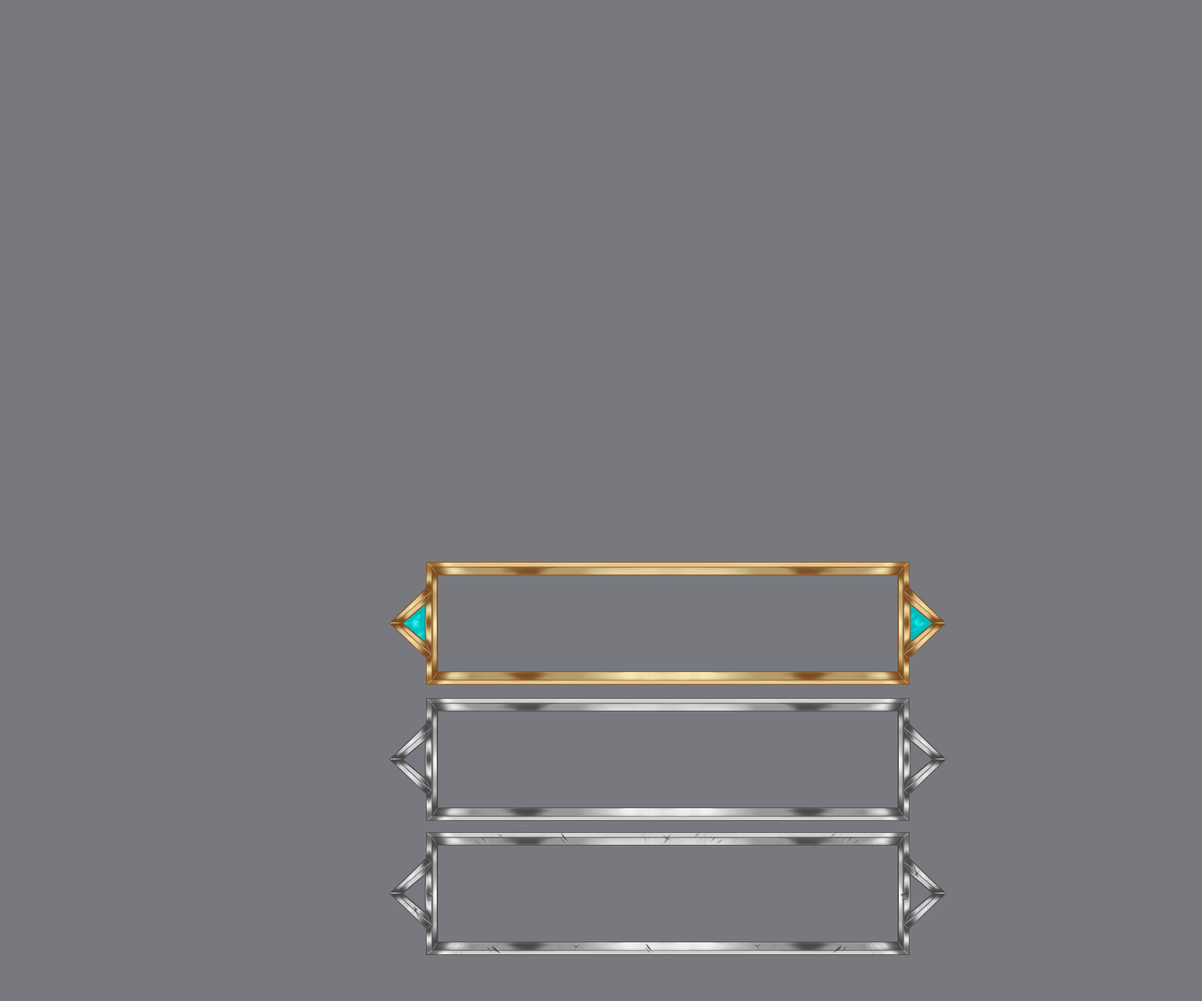
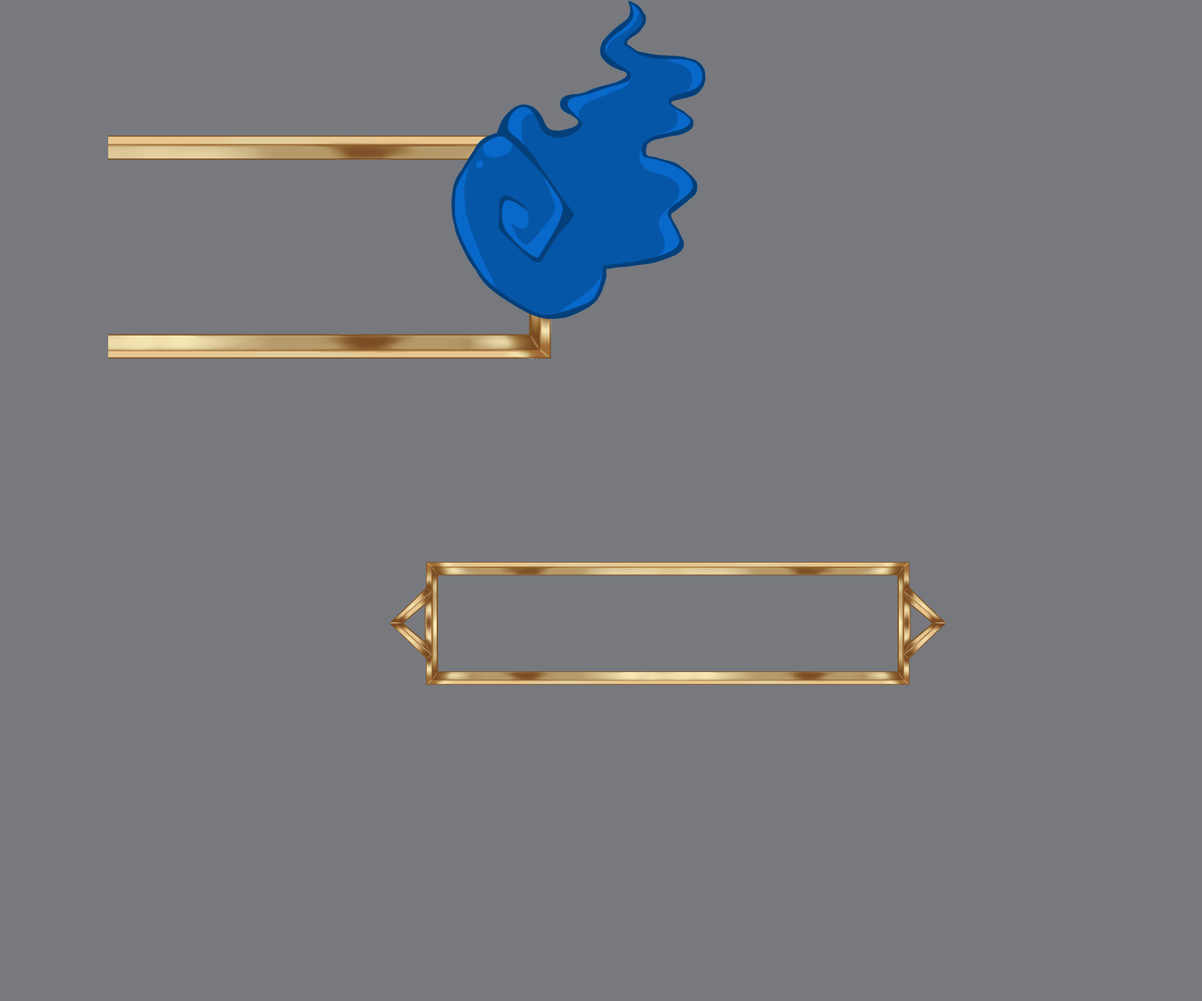
Layer changes from the first 1202px x 1001px image to the second:
hid "salissures" over bbox(395, 825, 936, 963)
hid "sale" over bbox(389, 832, 946, 957)
hid "metal" over bbox(389, 698, 946, 822)
added layer "Calque 6" above "or" over bbox(450, 0, 706, 360)
painted on "or" over bbox(108, 135, 618, 360)
hid "truc bleu" over bbox(402, 603, 933, 644)
hid group "calques" (6 layers) over bbox(402, 603, 933, 644)
